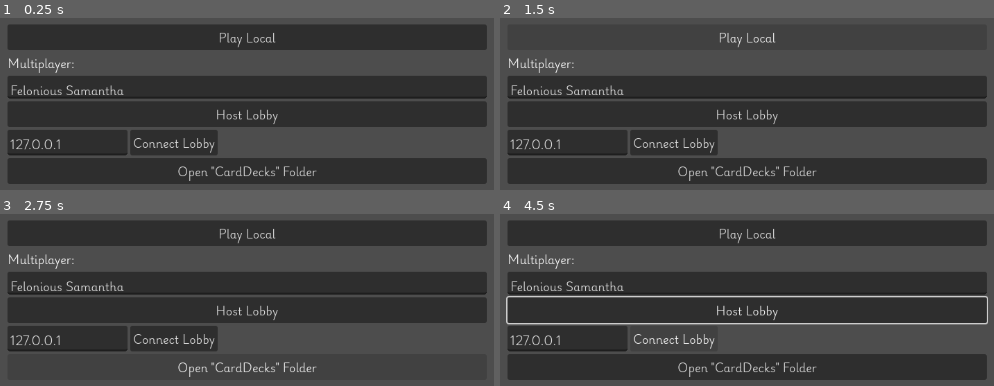
Above: before the commit, frames 1-4 (two rows, left to right).
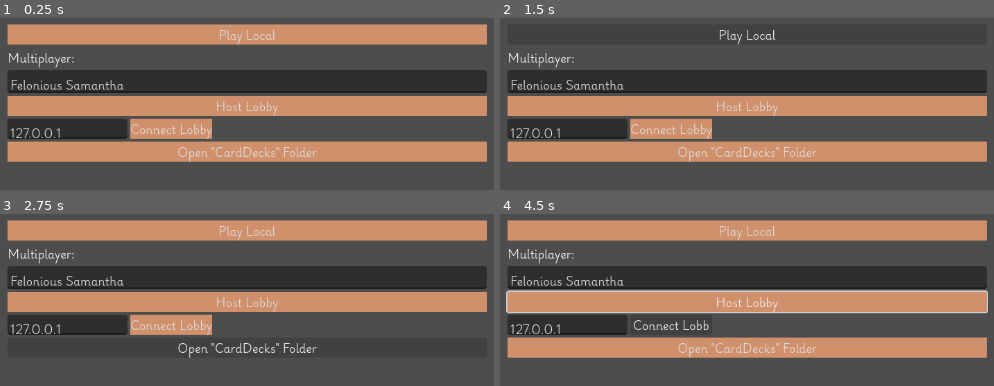
Above: after the commit, the same moments.

Repository: Mineorbit/Quarto
Game: Godot game, scene res://scenes/MainMenu.tscn
Two runs of this game, one before a commit and one after it. Both use one fixed random seed, a clock stepped at 60 frames per second and the inputs below. The engine's default icon, where the game draws it, is replaced by a stand-in: a white triangle on a blue panel in a dark square.
Inputs:
- Up to frame 1 (0.25 s): no input
- Up to frame 2 (1.5 s): click "Play Local" at 0.5 s; click "Play Local" at 1.25 s
- Up to frame 3 (2.75 s): click "Open 'CardDecks' Folder" at 2 s
- Up to frame 4 (4.5 s): click "Host Lobby" at 2.75 s; click "Connect Lobby" at 3.5 s; hold Up (card_stat_selection_up) from 4.28 s (still down)

The runs differ from the first frame. In frame 1, 63% of the frame differs, in the area x 1-99%, y 3-97%; in frame 2, 49%; in frame 3, 41%; in frame 4, 62%.

Commit message:
more work on waterfall done

Diff:
--- /dev/null
+++ b/materials/BaseCard.tres
@@ -0,0 +1,4 @@
+[gd_resource type="StandardMaterial3D" format=3 uid="uid://dts6bwh5eopfl"]
+
+[resource]
+albedo_color = Color(0.35341558, 0.5388946, 0.9808553, 1)
--- a/resources/UITheme.tres
+++ b/resources/UITheme.tres
@@ -2,5 +2,9 @@
 
 [ext_resource type="FontFile" uid="uid://poi1qjfg6hou" path="res://assets/fonts/static/PlaywriteDEGrund-Light.ttf" id="1_lmais"]
 
+[sub_resource type="StyleBoxFlat" id="StyleBoxFlat_pexic"]
+bg_color = Color(0.8154075, 0.563458, 0.41906923, 1)
+
 [resource]
 default_font = ExtResource("1_lmais")
+Button/styles/normal = SubResource("StyleBoxFlat_pexic")
--- a/scenes/GameWorld.tscn
+++ b/scenes/GameWorld.tscn
@@ -10,6 +10,7 @@
 [ext_resource type="Material" uid="uid://crpljguti2tok" path="res://materials/FlowingWater.tres" id="7_yms0u"]
 [ext_resource type="Material" uid="uid://bwmyt6pxfinsx" path="res://materials/WaterFog.tres" id="8_pexic"]
 [ext_resource type="Material" uid="uid://drkmnj3h6k038" path="res://materials/WaterSplash.tres" id="9_n8hyf"]
+[ext_resource type="PackedScene" uid="uid://fal86fqtc6mm" path="res://assets/Waterfountain.blend" id="10_n8hyf"]
 
 [sub_resource type="Sky" id="Sky_80nbo"]
 sky_material = ExtResource("1_b4j12")
@@ -29,7 +30,7 @@
 material = ExtResource("7_yms0u")
 top_radius = 0.1430664
 bottom_radius = 0.1430664
-height = 1.3466797
+height = 0.67456055
 
 [sub_resource type="QuadMesh" id="QuadMesh_dlafm"]
 material = ExtResource("9_n8hyf")
@@ -70,8 +71,13 @@
 shadowmask_mode = 1
 light_data = ExtResource("4_13lyd")
 
-[node name="MeshInstance3D" type="MeshInstance3D" parent="GameEnvironmentLighting" unique_id=409347224]
-transform = Transform3D(1, 0, 0, 0, 1, 0, 0, 0, 1, -0.9978873, 0.36720583, 1.9912581)
+[node name="Waterfall2" type="MeshInstance3D" parent="GameEnvironmentLighting" unique_id=1036086355]
+transform = Transform3D(0.57859945, -0.46958822, -0.084909245, 0.027364125, 0.16587779, -0.73091435, 0.47641778, 0.56077754, 0.14510222, -1.132031, 0.44580284, 2.1686726)
+mesh = SubResource("CylinderMesh_r3wyq")
+skeleton = NodePath("../Waterfall")
+
+[node name="Waterfall" type="MeshInstance3D" parent="GameEnvironmentLighting" unique_id=409347224]
+transform = Transform3D(1, 0, 0, 0, 1, 0, 0, 0, 1, -0.9978873, 0.051612914, 1.9912581)
 mesh = SubResource("CylinderMesh_r3wyq")
 
 [node name="GPUParticles3D" type="GPUParticles3D" parent="GameEnvironmentLighting" unique_id=928153543]
@@ -82,6 +88,12 @@
 trail_lifetime = 0.01
 process_material = ExtResource("8_pexic")
 draw_pass_1 = SubResource("QuadMesh_dlafm")
+
+[node name="Waterfountain" parent="GameEnvironmentLighting" unique_id=1815339043 instance=ExtResource("10_n8hyf")]
+transform = Transform3D(0.7801072, 0, -0.6256459, 0, 1, 0, 0.6256459, 0, 0.7801072, -1.3421161, -0.3400177, 2.579423)
+
+[node name="Waterfountain2" parent="GameEnvironmentLighting" unique_id=23737482 instance=ExtResource("10_n8hyf")]
+transform = Transform3D(0.974674, 0, -0.22363031, 0, 1, 0, 0.22363031, 0, 0.974674, -2.0852966, -0.0022091568, 3.9279652)
 
 [node name="CameraHinge" type="Node3D" parent="." unique_id=948910527]
 script = ExtResource("5_5og86")
--- a/scenes/card/Card.tscn
+++ b/scenes/card/Card.tscn
@@ -4,7 +4,7 @@
 [ext_resource type="PackedScene" uid="uid://bvjqy0oa2kejr" path="res://scenes/card/CardFieldLabel.tscn" id="2_3dwn4"]
 [ext_resource type="PackedScene" uid="uid://b06ycuqcc5odt" path="res://scenes/card/CardInformation.tscn" id="2_tyd3v"]
 [ext_resource type="PackedScene" uid="uid://d3yxgbw61136p" path="res://scenes/card/CardFieldValue.tscn" id="3_4cxr5"]
-[ext_resource type="PackedScene" uid="uid://ba1kqprwuclf" path="res://assets/Card.blend" id="5_4cxr5"]
+[ext_resource type="PackedScene" uid="uid://dblhm45khy57k" path="res://scenes/card/CardModel.tscn" id="6_u4wdl"]
 
 [sub_resource type="ViewportTexture" id="ViewportTexture_dd2wi"]
 viewport_path = NodePath("SubViewport")
@@ -50,8 +50,8 @@
 
 [node name="CardInformation" parent="SubViewport" unique_id=1221527264 instance=ExtResource("2_tyd3v")]
 
-[node name="CardModel" parent="." unique_id=994605966 instance=ExtResource("5_4cxr5")]
-transform = Transform3D(-0.5, -4.371139e-08, 1.9106855e-15, 0, -2.1855694e-08, -0.5, 4.371139e-08, -0.5, 2.1855694e-08, 2.2483799e-05, 0.092402644, -0.008271709)
+[node name="CardModel" parent="." unique_id=604068440 instance=ExtResource("6_u4wdl")]
+transform = Transform3D(-0.5, 4.371139e-08, -1.9106855e-15, 0, -2.1855694e-08, -0.5, -4.371139e-08, -0.5, 2.1855694e-08, 0, 0.092, -0.008)
 
 [node name="MultiplayerSynchronizer" type="MultiplayerSynchronizer" parent="." unique_id=428558944]
 replication_config = SubResource("SceneReplicationConfig_3dwn4")
--- /dev/null
+++ b/scenes/card/CardModel.tscn
@@ -0,0 +1,9 @@
+[gd_scene format=3 uid="uid://dblhm45khy57k"]
+
+[ext_resource type="PackedScene" uid="uid://ba1kqprwuclf" path="res://assets/Card.blend" id="1_mvd8x"]
+[ext_resource type="Material" uid="uid://dts6bwh5eopfl" path="res://materials/BaseCard.tres" id="2_vsdv1"]
+
+[node name="Card" unique_id=604068440 instance=ExtResource("1_mvd8x")]
+
+[node name="Cube" parent="." index="0" unique_id=682285958]
+material_override = ExtResource("2_vsdv1")
Not shown, added: assets/Waterfountain.blend.import
Binary file changed: scenes/GameWorld/GameWorld.exr
Binary file changed: scenes/GameWorld/GameWorld.lmbake
Not shown, changed: assets/Card.blend
Not shown, changed: assets/Card.blend1
Not shown, added: assets/Waterfountain.blend
Not shown, added: assets/Waterfountain.blend1
